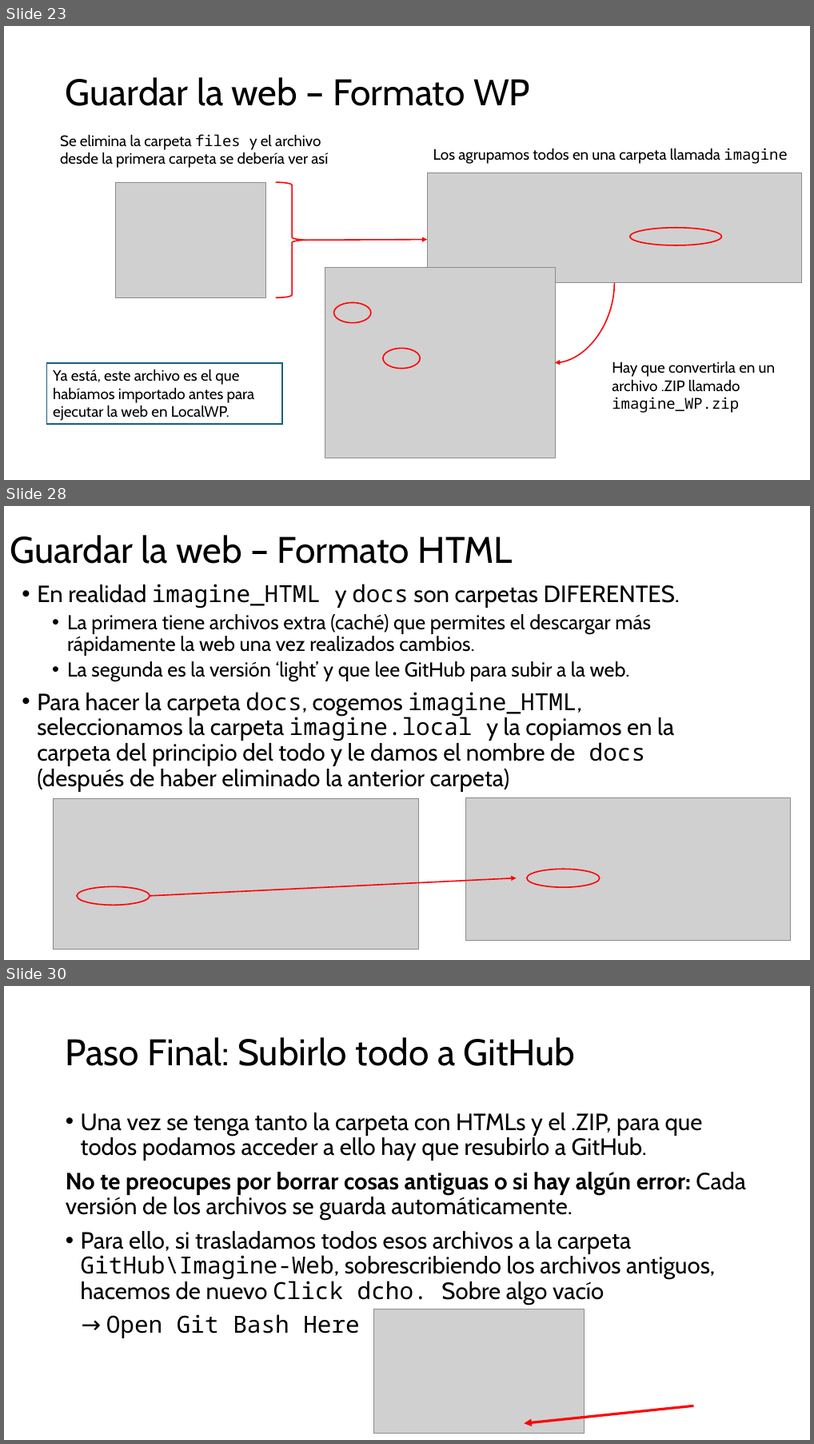
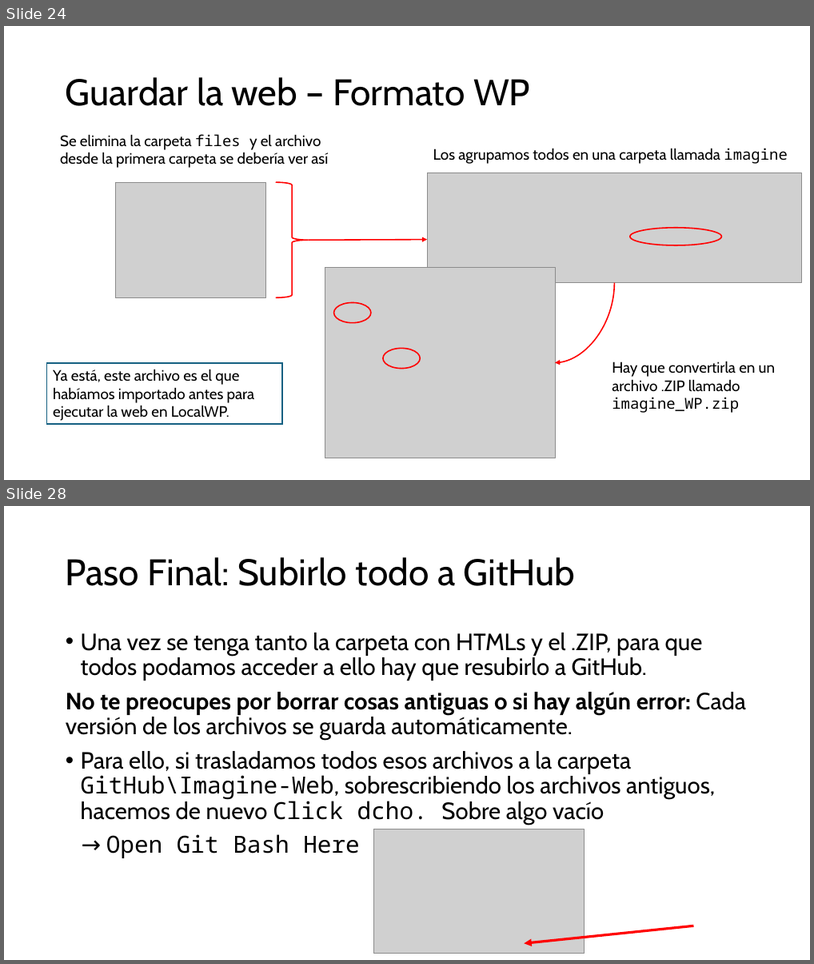
Before and after one commit to imagine-uo/imagine-uo.github.io, a slide deck: Guía para editar la web del grupo.pptx. Shown one above the other, each under a label of ours: slides 23, 28 and 30 before the commit, slides 24 and 28 after it; the slides between them are not shown. The pictures are 814x1444 and 814x964 pixels, drawn with LibreOffice and Linux fonts; fonts in the diff are those of the drawing; grey boxes stand for pictures. Boxes give left, top, right and bottom in pixels: in the first picture for what was removed or moved away, otherwise in the second. Text is boxed around its words. In the diff, an @@ line names an element or a change of style, - is before the commit and + after.

```diff
--- a/Guía para editar la web del grupo.pptx
+++ b/Guía para editar la web del grupo.pptx
@@ slide 28 removed at [4, 506, 810, 960], background #FFFFFF @@
@@ title removed at [10, 535, 513, 564] @@
-Guardar la web – Formato HTML
@@ text removed at [37, 584, 680, 792] @@
-• En realidad imagine_HTML y docs son carpetas DIFERENTES.
-  • La primera tiene archivos extra (caché) que permites el descargar más rápidamente la web una vez realizados cambios.
-  • La segunda es la versión ‘light’ y que lee GitHub para subir a la web.
-• Para hacer la carpeta docs, cogemos imagine_HTML, seleccionamos la carpeta imagine.local y la copiamos en la carpeta del principio del todo y le damos el nombre de docs (después de haber eliminado la anterior carpeta)
@@ picture removed at [53, 798, 419, 949] @@
@@ picture removed at [466, 797, 791, 940] @@
@@ ellipse removed at [77, 887, 149, 904] @@
@@ arrow removed from (150, 896) to (516, 878) @@
@@ ellipse removed at [527, 869, 600, 887] @@
@@ what was slide 23 is now slide 24 @@
@@ what was slide 30 is now slide 28 @@
```
Also in this commit, not shown: 5 slides changed, 3 slides added, 4 other slides removed, 1 other file.
